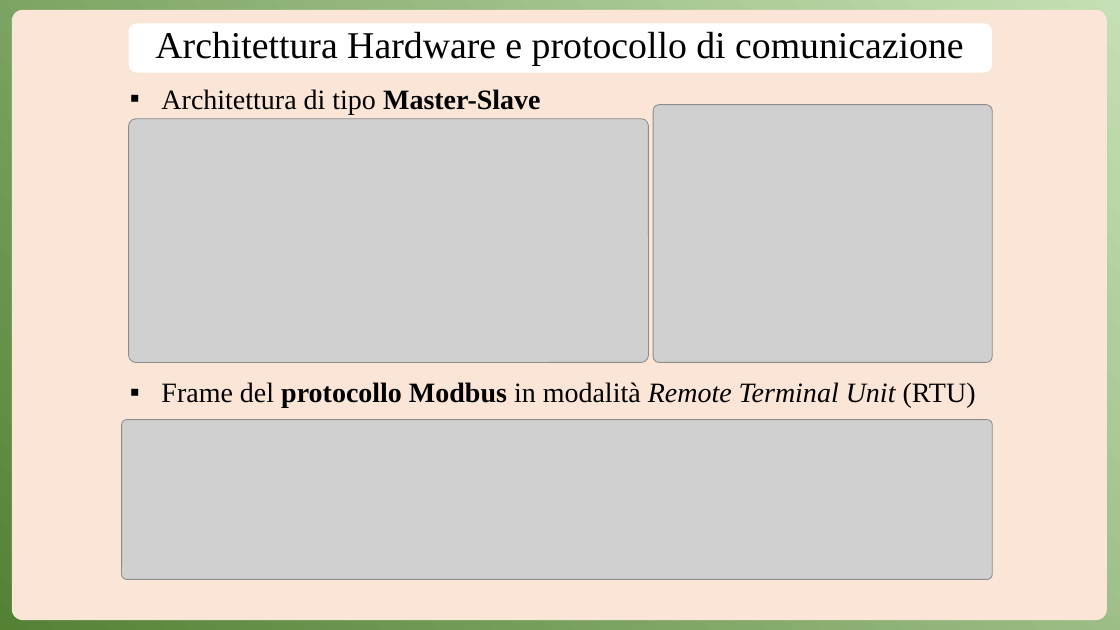
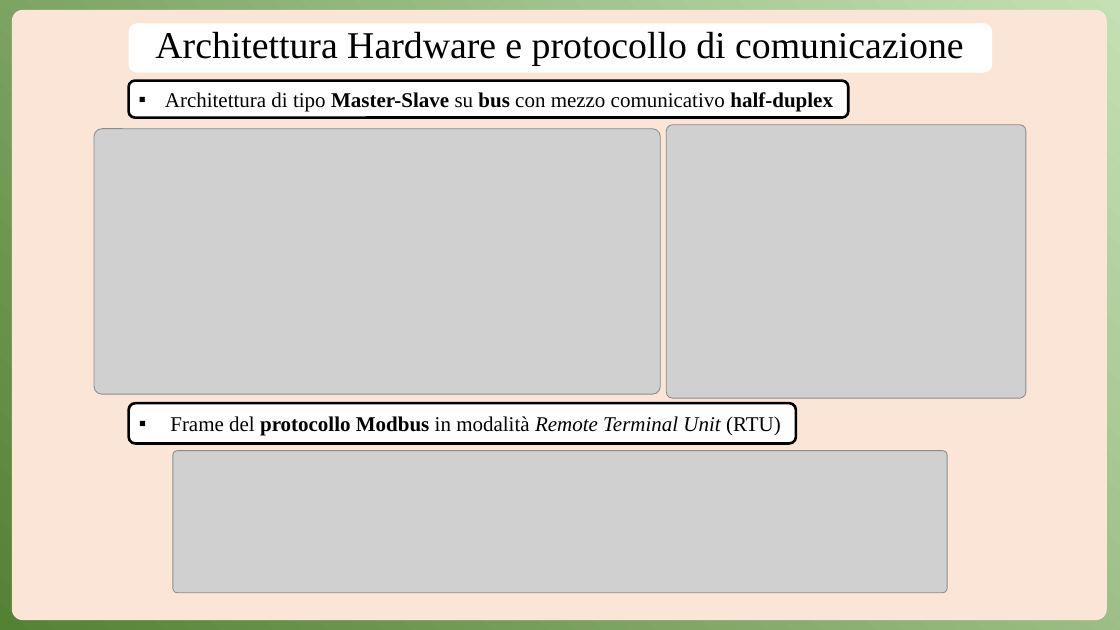
Before and after one commit to Anrighe/Tesi-Laurea-Triennale-Informatica-Unimore, a slide deck: slide 3 of Presentazione_Tesi_Triennale_Informatica_Unimore_2022_2023_Enrico_Marras_152336.pptx. Drawn at 1120x630 pixels with LibreOffice and Linux fonts; fonts in the diff are those of the drawing; grey boxes stand for pictures. Boxes give left, top, right and bottom in pixels: in the first picture for what was removed or moved away, otherwise in the second. Text is boxed around its words. In the diff, an @@ line names an element or a change of style, - is before the commit and + after.

```diff
--- a/Presentazione_Tesi_Triennale_Informatica_Unimore_2022_2023_Enrico_Marras_152336.pptx
+++ b/Presentazione_Tesi_Triennale_Informatica_Unimore_2022_2023_Enrico_Marras_152336.pptx
@@ rounded rectangle added at (x1=129, y1=81, x2=849, y2=118), fill #FFFFFF, outline #000000 2.25 pt, 18 pt, text #000000 @@
+▪ Architettura di tipo Master-Slave su bus con mezzo comunicativo half-duplex
@@ subtitle removed at (x1=161, y1=89, x2=976, y2=407) @@
-▪ Architettura di tipo Master-Slave
-▪ Frame del protocollo Modbus in modalità Remote Terminal Unit (RTU)
@@ picture resized from (x1=129, y1=118, x2=649, y2=362) to (x1=94, y1=129, x2=660, y2=394) @@
@@ picture resized from (x1=654, y1=105, x2=993, y2=363) to (x1=666, y1=125, x2=1026, y2=398) @@
@@ rounded rectangle added at (x1=129, y1=403, x2=796, y2=444), fill #FFFFFF, outline #000000 2.25 pt, 18 pt, text #000000 @@
+▪ Frame del protocollo Modbus in modalità Remote Terminal Unit (RTU)
@@ picture resized from (x1=122, y1=420, x2=993, y2=580) to (x1=173, y1=451, x2=948, y2=593) @@
```
Also in this commit, not shown: 5 other slides changed.
